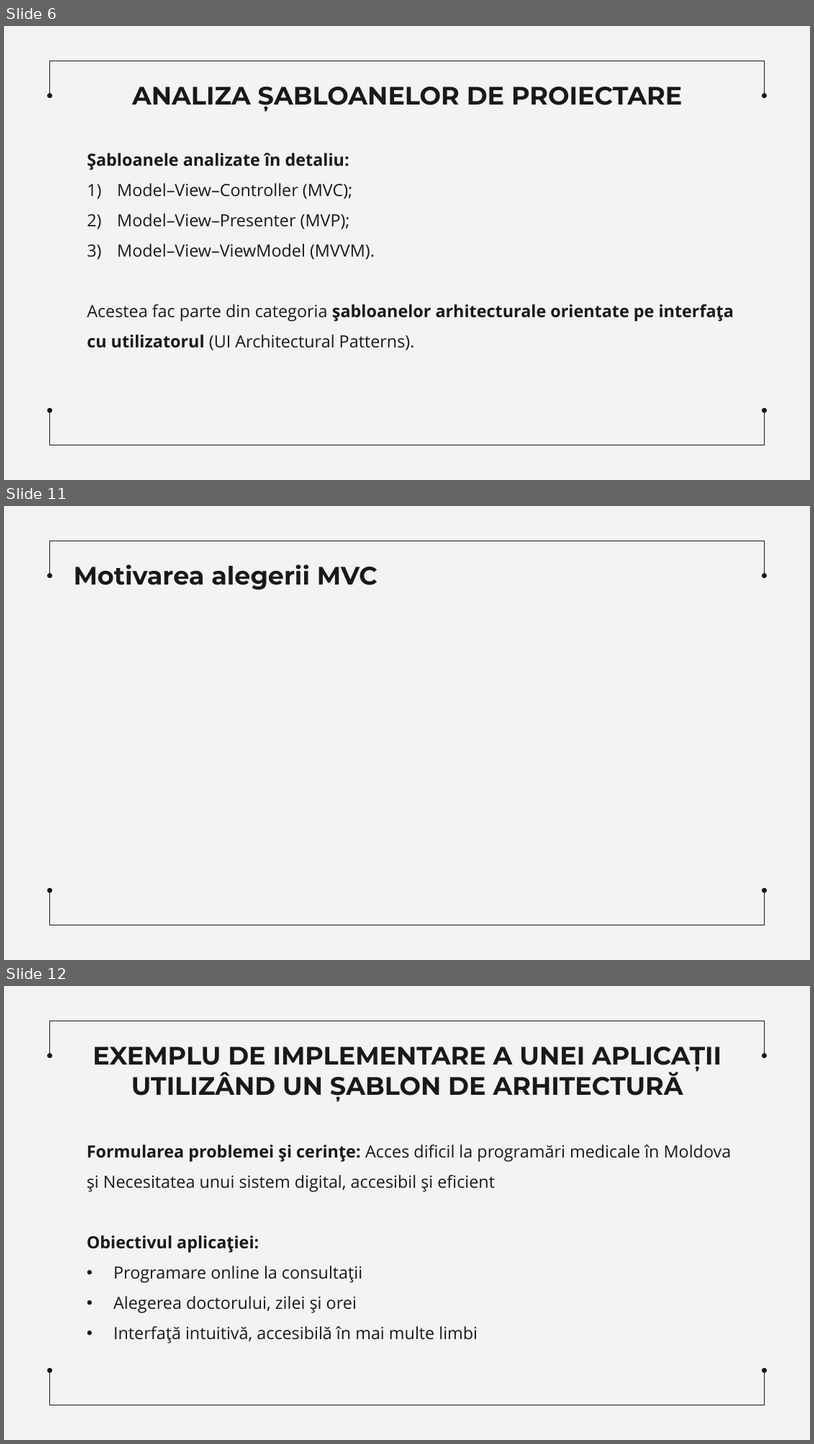
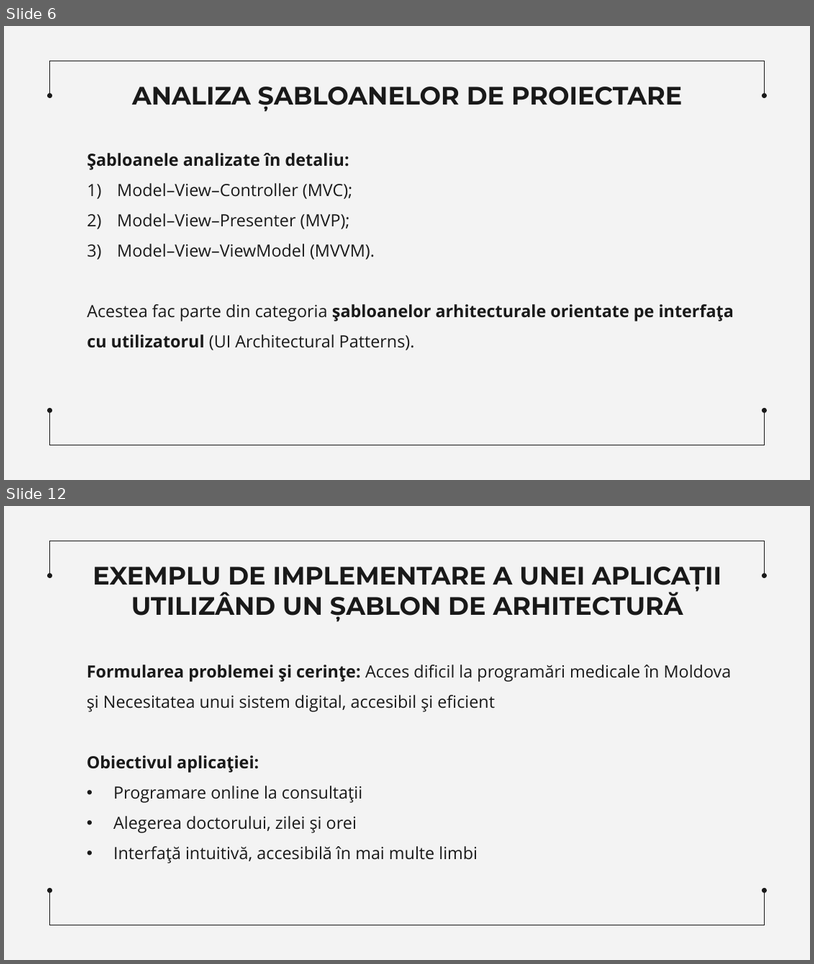
Before and after one commit to DoroganVadim/Teza-de-licenta, a slide deck: Dorogan_Vadim_Teză_de_Licență(prezentare).pptx. Shown one above the other, each under a label of ours: slides 6, 11 and 12 before the commit, slides 6 and 12 after it; the slides between them are not shown. The pictures are 814x1444 and 814x964 pixels, drawn with LibreOffice and Linux fonts; fonts in the diff are those of the drawing. Boxes give left, top, right and bottom in pixels: in the first picture for what was removed or moved away, otherwise in the second. Text is boxed around its words. In the diff, an @@ line names an element or a change of style, - is before the commit and + after.

```diff
--- a/Dorogan_Vadim_Teză_de_Licență(prezentare).pptx
+++ b/Dorogan_Vadim_Teză_de_Licență(prezentare).pptx
@@ slide 11 removed at <box>4,506,810,960</box>, background #F3F3F3; not listed: 6 template elements that a slide beside it also shows @@
@@ title removed at <box>74,564,378,590</box> @@
-Motivarea alegerii MVC
```
Also in this commit, not shown: 11 slides changed, 1 slide added, 30 other files.
